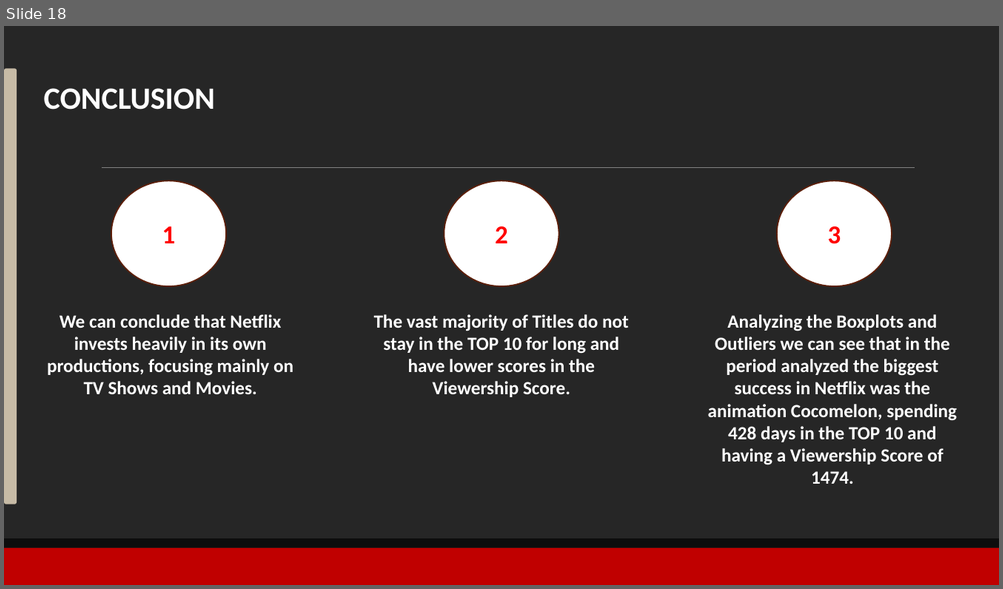
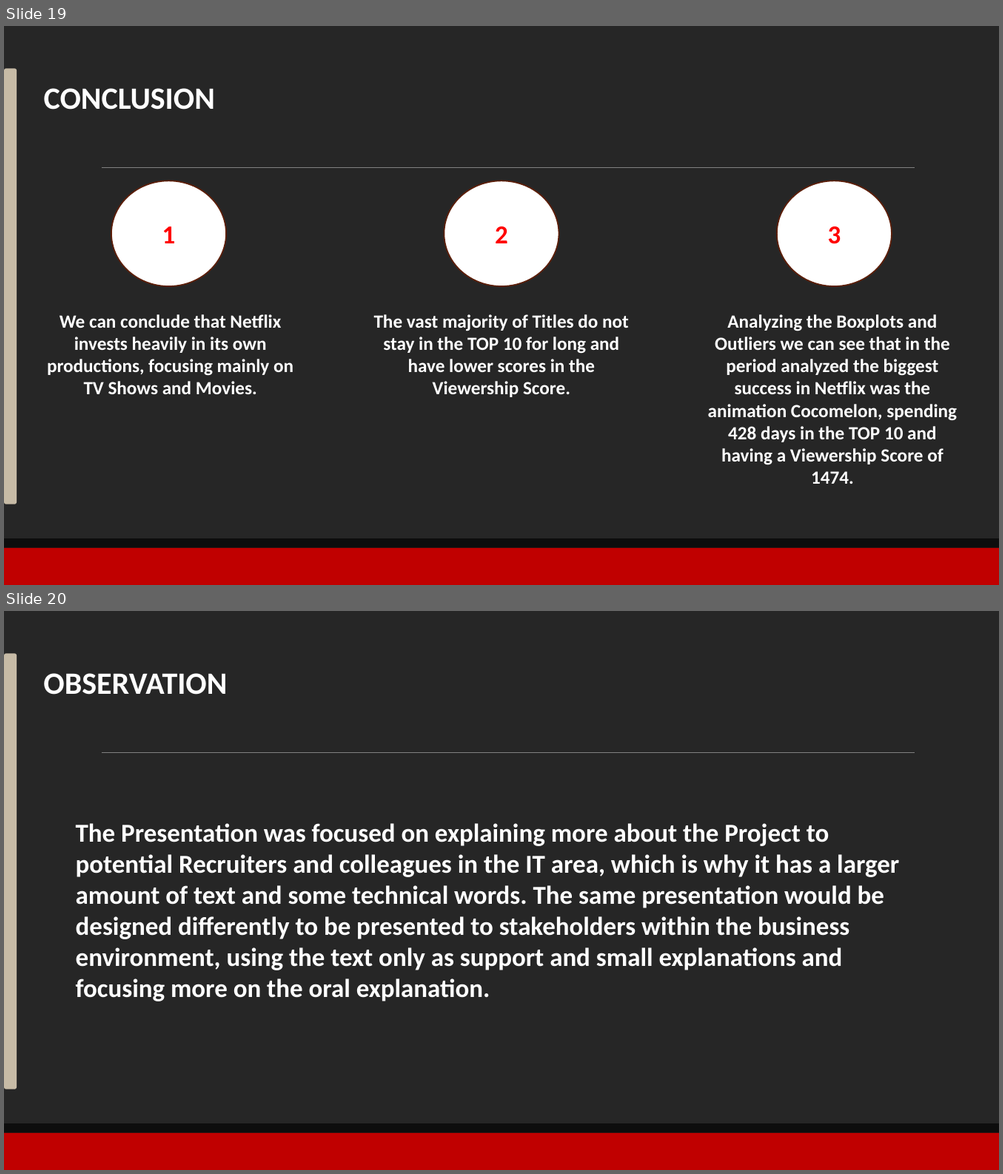
Before and after one commit to RiquelmoFerreira/Exploratory_Data_Analysis_Netflix_Top_10, a slide deck: Apresentacao-Presentation.pptx. Shown one above the other, each under a label of ours: slide 18 before the commit, slides 19 and 20 after it. The pictures are 1003x589 and 1003x1174 pixels, drawn with LibreOffice and Linux fonts; fonts in the diff are those of the drawing. Boxes give left, top, right and bottom in pixels: in the first picture for what was removed or moved away, otherwise in the second. Text is boxed around its words. In the diff, an @@ line names an element or a change of style, - is before the commit and + after.

```diff
--- a/Apresentacao-Presentation.pptx
+++ b/Apresentacao-Presentation.pptx
@@ slide 20 added at box(4, 611, 999, 1170), background #262626; not listed: 2 template elements that a slide beside it also shows @@
@@ rounded rectangle added at box(4, 653, 17, 1090), fill #C7BBA6 @@
@@ text added at box(43, 673, 227, 695), 30 pt, text #FFFFFF, bold @@
+OBSERVATION
@@ text added at box(76, 823, 899, 1002), 25 pt, text #FFFFFF, bold @@
+The Presentation was focused on explaining more about the Project to potential Recruiters and colleagues in the IT area, which is why it has a larger amount of text and some technical words. The same presentation would be designed differently to be presented to stakeholders within the business environment, using the text only as support and small explanations and focusing more on the oral explanation.
@@ rectangle added at box(4, 1133, 999, 1170), fill #C00000 @@
@@ rectangle added at box(4, 1125, 999, 1133), fill #0D0D0D @@
@@ what was slide 18 is now slide 19 @@
```
Also in this commit, not shown: 2 slides changed, 1 other slide added.
